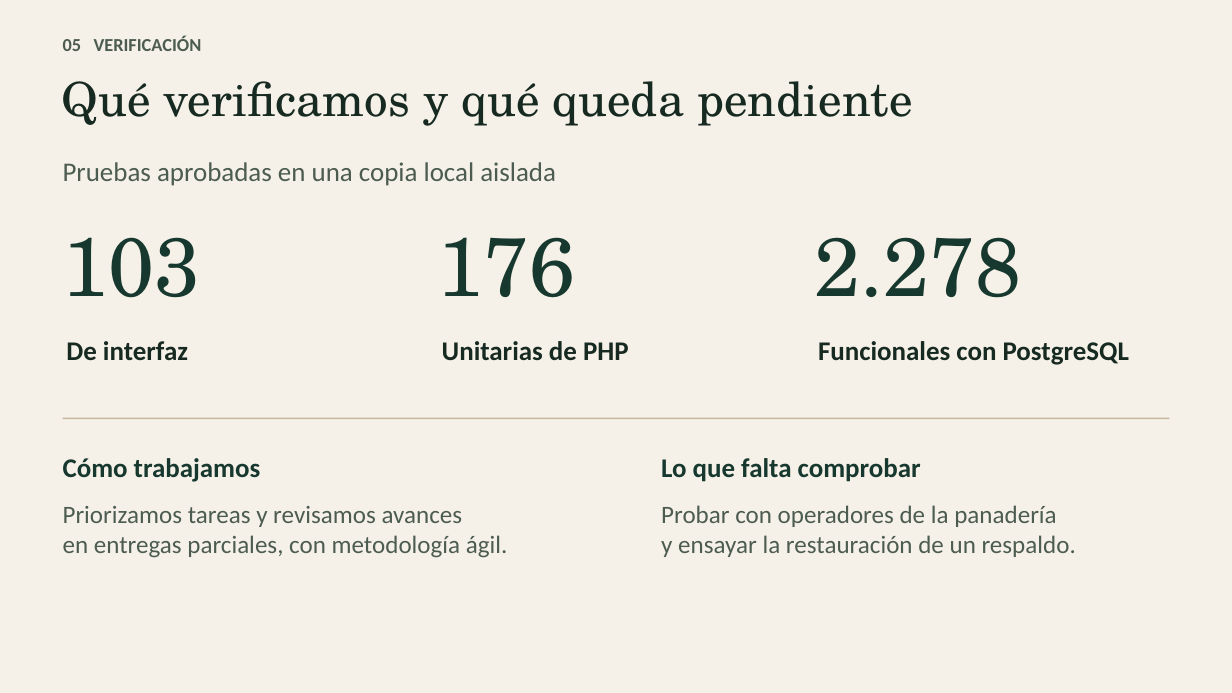
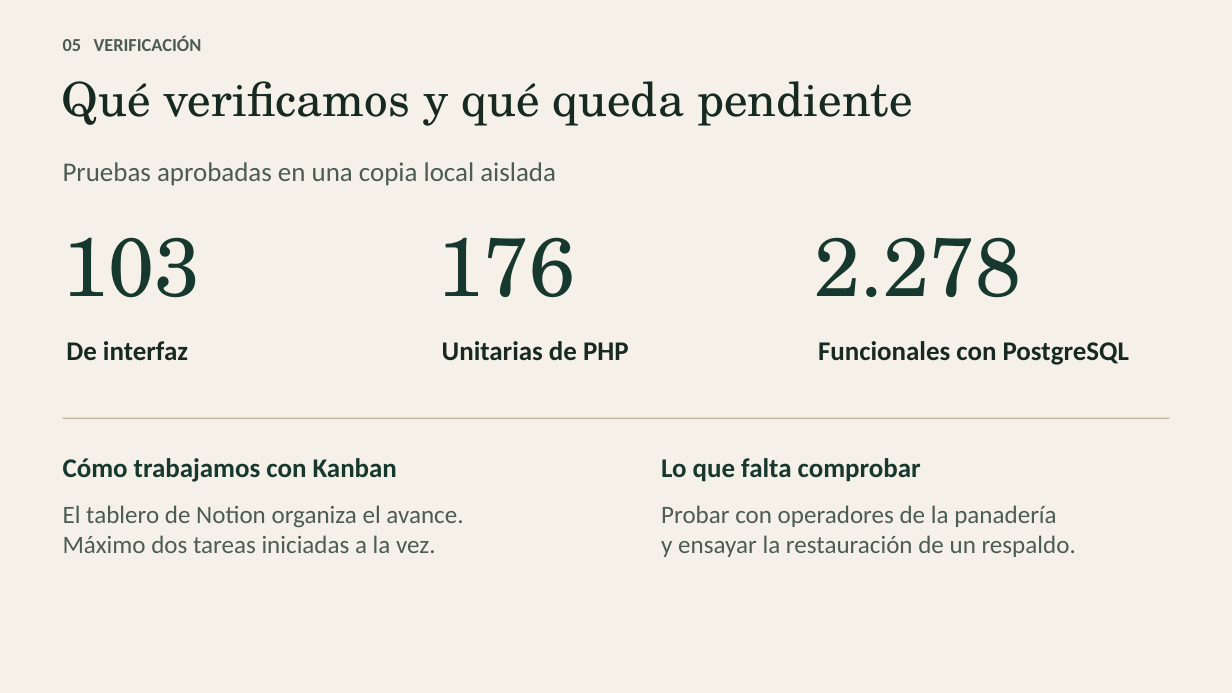
Before and after one commit to Rafa3lPereira/capstone-2026, a slide deck: slide 5 of FASE 2/Evidencias Proyecto/FASE 2 — Desarrollo Proyecto APT.pptx. Drawn at 1232x693 pixels with LibreOffice and Linux fonts; fonts in the diff are those of the drawing. Boxes give left, top, right and bottom in pixels: in the first picture for what was removed or moved away, otherwise in the second. Text is boxed around its words. In the diff, an @@ line names an element or a change of style, - is before the commit and + after.

```diff
--- a/FASE 2/Evidencias Proyecto/FASE 2 — Desarrollo Proyecto APT.pptx
+++ b/FASE 2/Evidencias Proyecto/FASE 2 — Desarrollo Proyecto APT.pptx
@@ text at [63,458,397,482]: text changed @@
-Cómo trabajamos
+Cómo trabajamos con Kanban
@@ text at [63,505,463,553]: text changed @@
-Priorizamos tareas y revisamos avances
-en entregas parciales, con metodología ágil.
+El tablero de Notion organiza el avance.
+Máximo dos tareas iniciadas a la vez.
```
Also in this commit, not shown: 12 other files.
